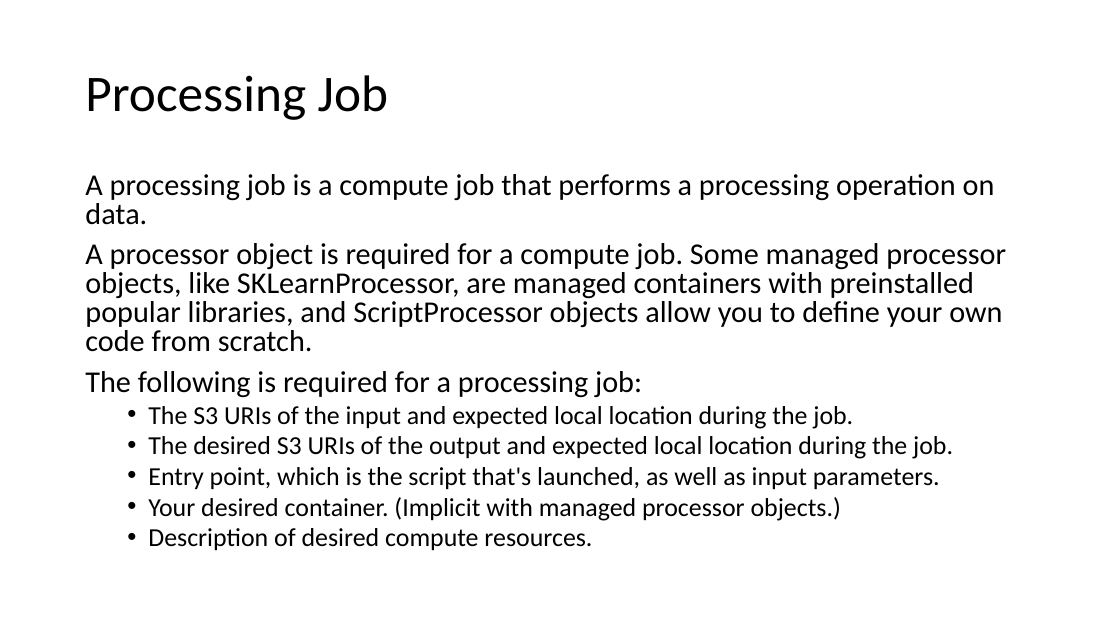
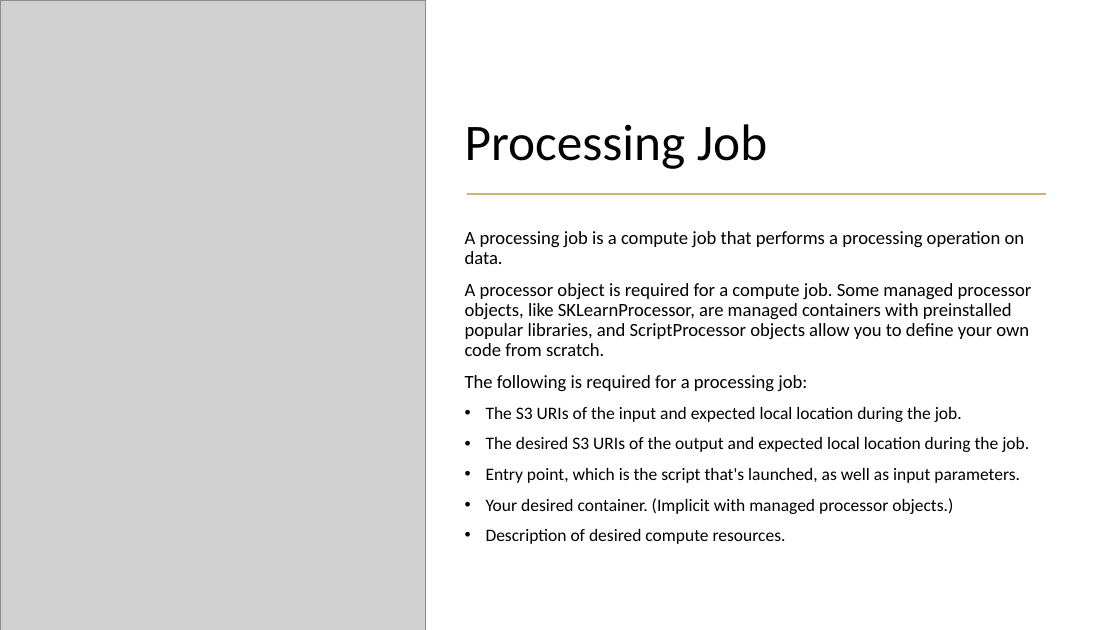
Before and after one commit to shaunkhoo/cloud-foundations, a slide deck: slide 14 of session9/cloud-foundations-sagemaker.pptx (slide 16 before the commit). Drawn at 1120x630 pixels with LibreOffice and Linux fonts; fonts in the diff are those of the drawing; grey boxes stand for pictures. Boxes give left, top, right and bottom in pixels: in the first picture for what was removed or moved away, otherwise in the second. Text is boxed around its words. In the diff, an @@ line names an element or a change of style, - is before the commit and + after.

Commit message:
Upload data

```diff
--- a/session9/cloud-foundations-sagemaker.pptx
+++ b/session9/cloud-foundations-sagemaker.pptx
@@ picture added at (x1=0, y1=0, x2=426, y2=630) @@
@@ title "Processing Job" moved from (x1=85, y1=75, x2=388, y2=120) to (x1=465, y1=124, x2=767, y2=169) @@
@@ title "Processing Job" at (x1=465, y1=124, x2=767, y2=169): vertical alignment middle to bottom @@
@@ line added from (467, 194) to (1047, 194), #D0B278 1.5 pt @@
@@ text "A processing job is a ..." moved from (x1=85, y1=174, x2=1006, y2=551) to (x1=465, y1=231, x2=1032, y2=544) @@
@@ text "A processing job is a ..." at (x1=465, y1=231, x2=1032, y2=544): size 25.9 to 16 pt in "A processing job is a compute job ...", "A processor object is required for a ...", "The following is required for a processing ..."; size 22.2 to 15 pt in "The S3 URIs of the input and ...", "The desired S3 URIs of the output ...", "Entry point, which is the script that's ...", "Your desired container. (Implicit with managed processor ..." and 1 more places; line spacing 0.8 to 0.9; list level 2 to 1 in "The S3 URIs of the ..."; list level 2 to 1 in "The desired S3 URIs of ..."; list level 2 to 1 in "Entry point, which is the ..."; list level 2 to 1 in "Your desired container. (Implicit with ..."; list level 2 to 1 in "Description of desired compute resources." @@
```
Also in this commit, not shown: 12 other slides changed, 3 slides added, 4 slides removed, 3 other files.
